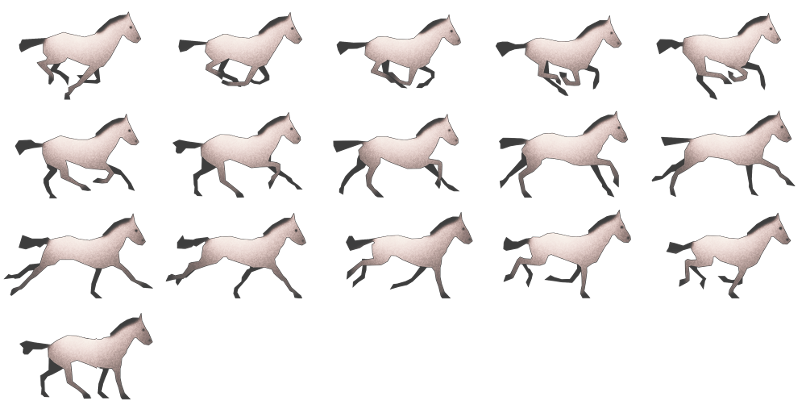
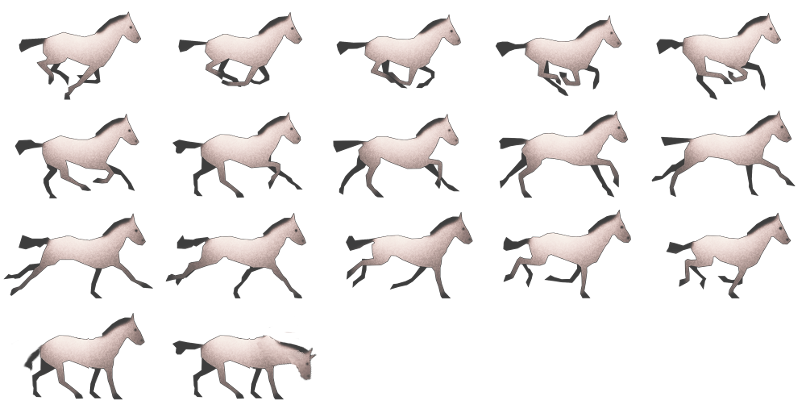
Comparing the layer stacks of the two (806, 400) images. Changes:
removed layer "Camada colada #2" over [97, 368, 113, 399]
removed layer "Camada colada" over [19, 335, 97, 399]
removed layer "Camada colada #1" over [70, 313, 153, 400]
painted on "running-horse.png" over [11, 313, 317, 400]
